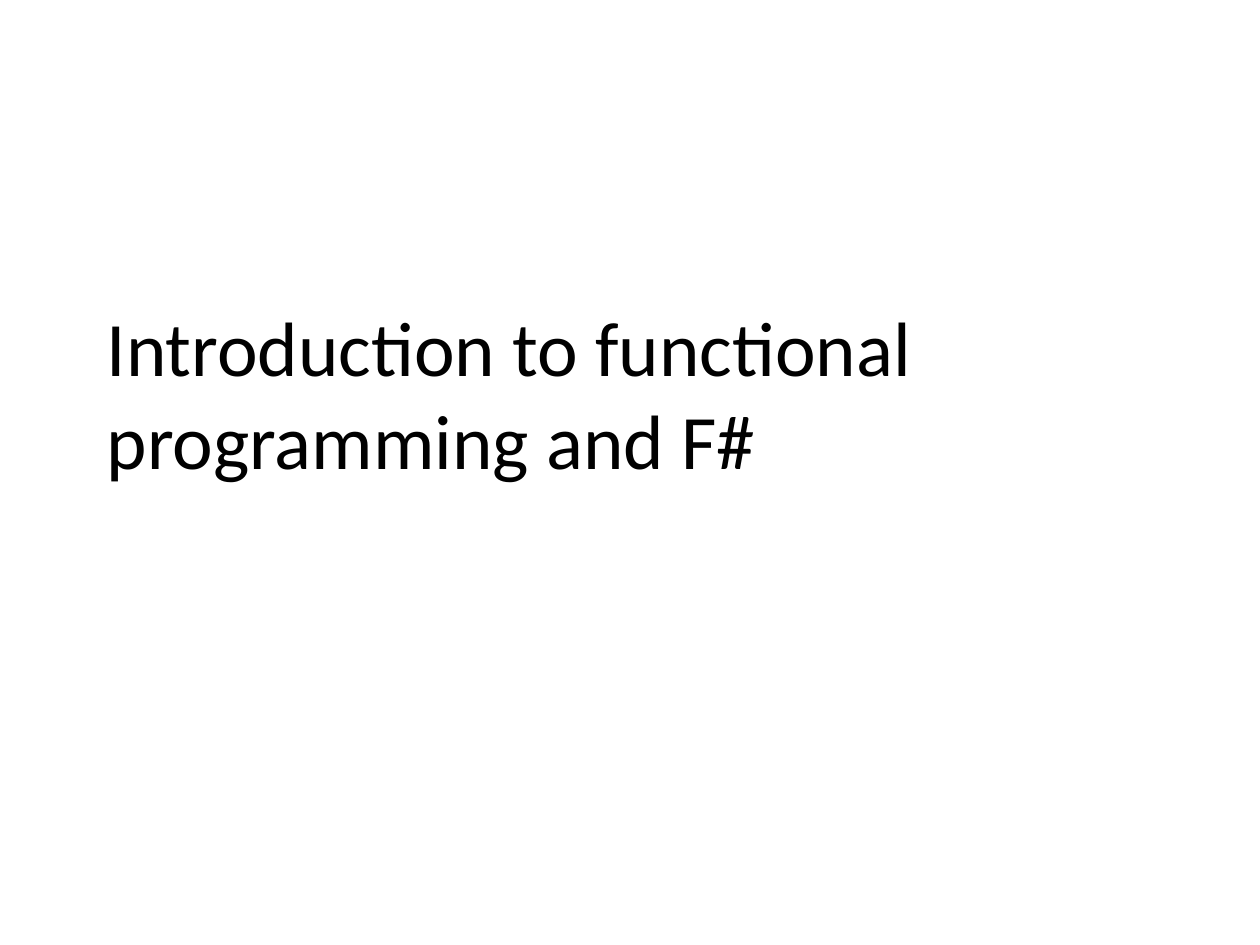
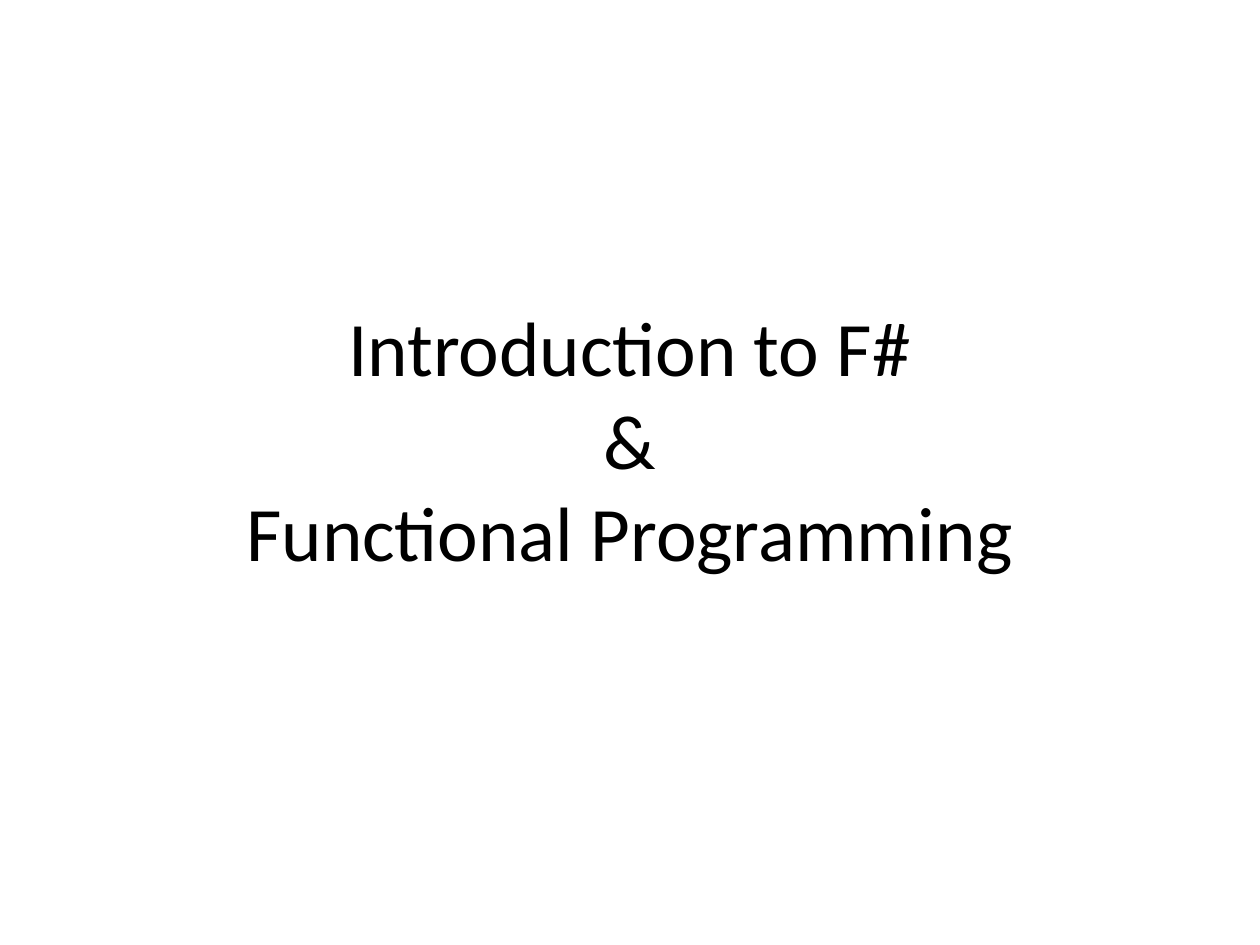
Before and after one commit to mlidbom/FSharpElevate, a slide deck: slide 1 of FSharp2.pptx. Drawn at 1260x945 pixels with LibreOffice and Linux fonts; fonts in the diff are those of the drawing. Boxes give left, top, right and bottom in pixels: in the first picture for what was removed or moved away, otherwise in the second. Text is boxed around its words. In the diff, an @@ line names an element or a change of style, - is before the commit and + after.

```diff
--- a/FSharp2.pptx
+++ b/FSharp2.pptx
@@ text in free at [246,322,1012,575]: text changed @@
-Introduction to functional programming and F#
+Introduction to F#
+&
+Functional Programming
```
Also in this commit, not shown: 8 other slides changed, 1 slide added.
